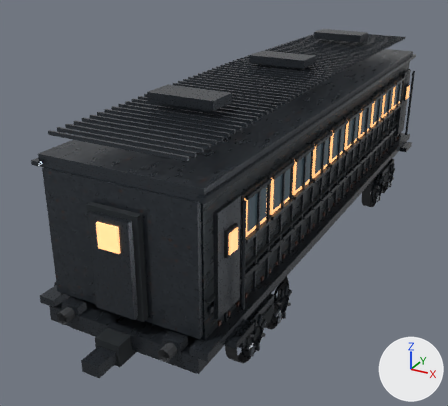
What one commit did to the glTF model assets/train-in-the-fog/coaches-r1/coach_15_01_passenger.glb.
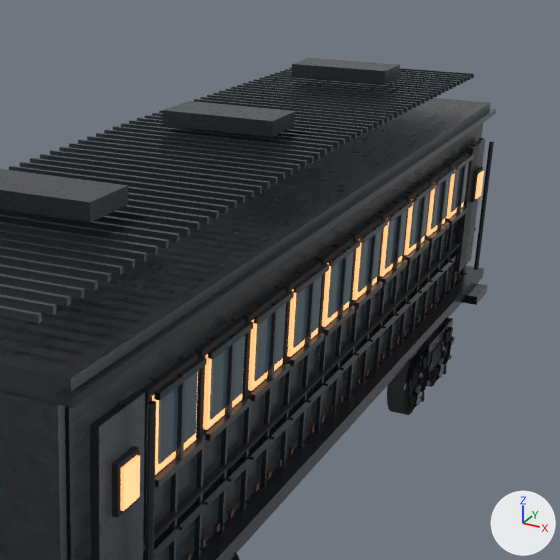
Old and new are each drawn whole from a camera (50 mm lens) standing at (5.98, -13.77, 7.73) and looking at (-0.98, -1.11, 1.4) and again close up on the part from 38% to 100% of the width and 0% to 69% of the height. The lights are fixed; the arrows at lower right show +X, +Y and +Z. The first two pictures are the older version. Where no turn or scale is listed for an object, it has been applied to the vertices.

Names of what the first close-up shows: 'R1_PASSENGER_15_01_AXLE_2', 'R1_PASSENGER_15_01_HULL' and 1 more.
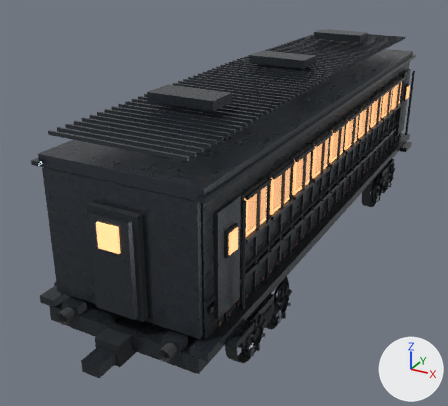
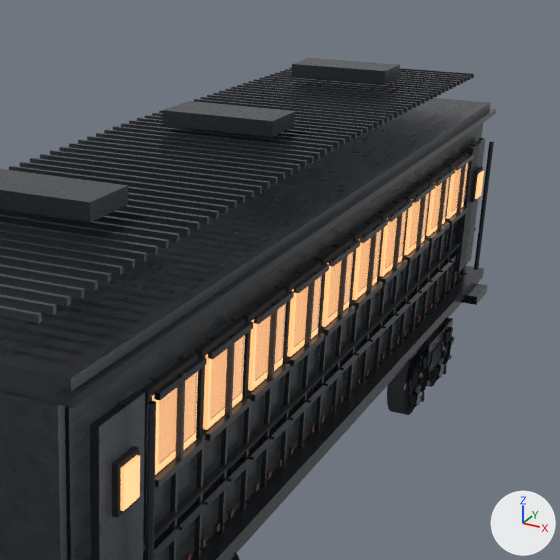
Changed parts and their boxes [x1, y1, x2, y2] in the close-ups (560 x 560 px):
'R1_PASSENGER_15_01_HULL', surface changed: [155, 160, 471, 467] in both

Edits to the bpy script that builds the scene:
```text
Change mat_damp_window_glass:
    where n0 = _N.new('ShaderNodeBsdfPrincipled'); n0.name = 'Principled BSDF'
    n0.inputs[2].default_value: 0.12 -> 0.18  # 'Roughness'
    add n4 = _N.new('ShaderNodeMath'); n4.name = 'Math'
    add n4.operation = 'MULTIPLY'
    add n4.inputs[1].default_value = 0.33  # 'Value'
    where n3 = _N.new('ShaderNodeVertexColor'); n3.name = 'Color Attribute'
    add _L.new(n4.outputs[0], n0.inputs[4])  # 'Value' to 'Alpha'
    add _L.new(n3.outputs[1], n4.inputs[0])  # 'Alpha' to 'Value'
```
